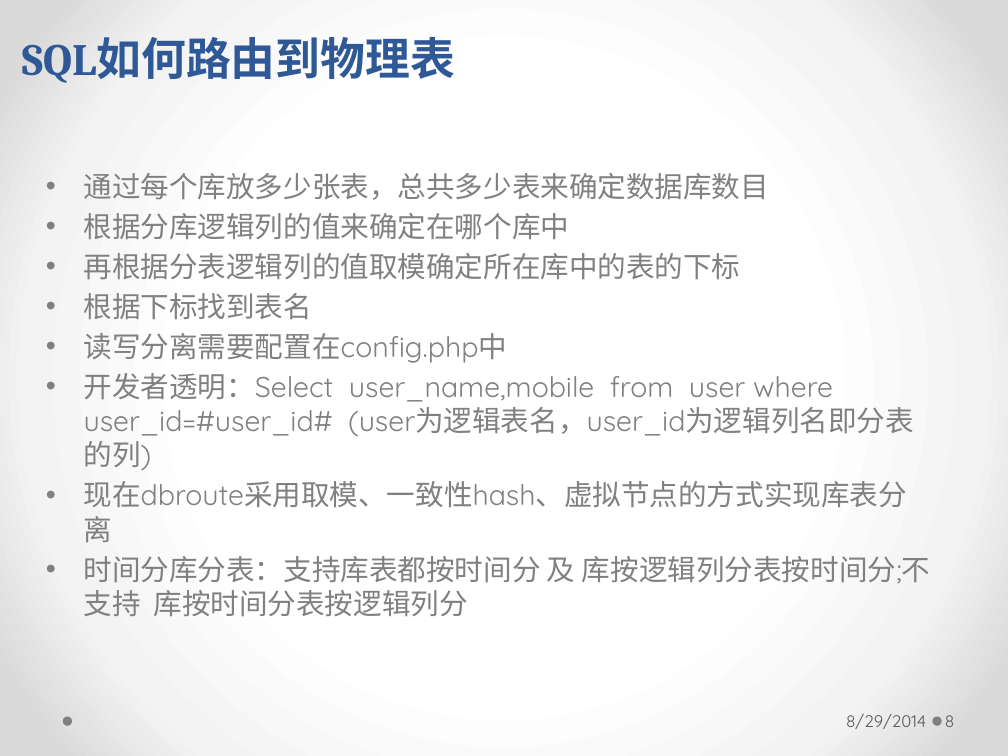
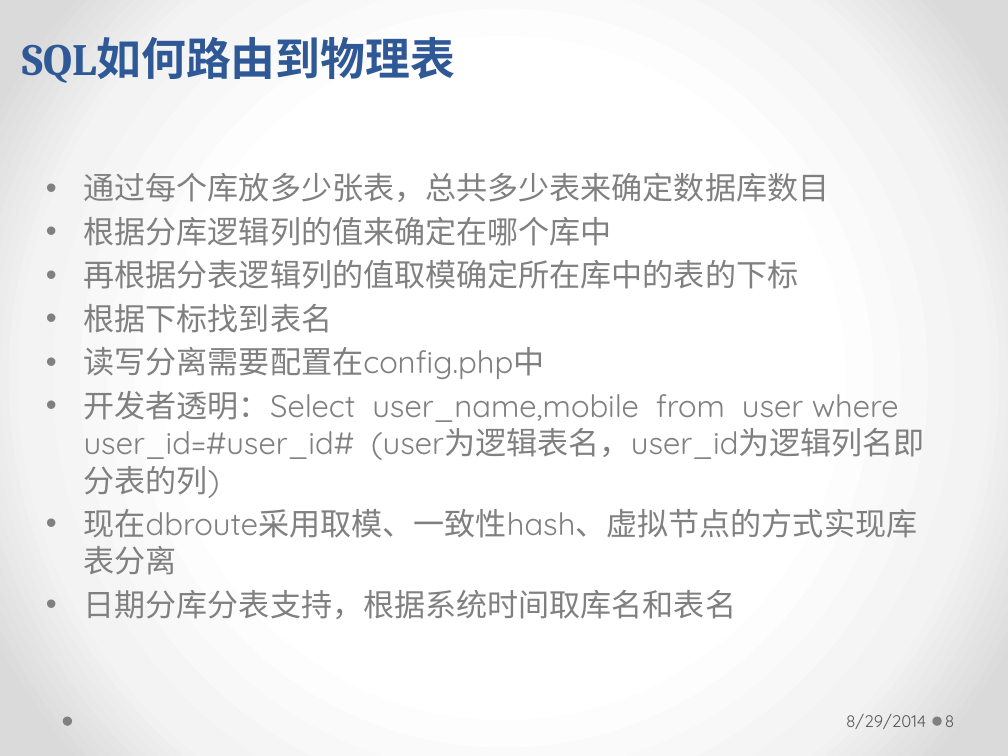
Before and after one commit to longhaisheng/dbroute, a slide deck: slide 8 of dbroute.pptx. Drawn at 1008x756 pixels with LibreOffice and Linux fonts; fonts in the diff are those of the drawing. Boxes give left, top, right and bottom in pixels: in the first picture for what was removed or moved away, otherwise in the second. Text is boxed around its words. In the diff, an @@ line names an element or a change of style, - is before the commit and + after.

```diff
--- a/dbroute.pptx
+++ b/dbroute.pptx
@@ text at [84,173,925,575]: size 20.4 to 22.2 pt @@
@@ text at [84,590,737,619]: text changed; size 20.4 to 22.2 pt @@
-• 时间分库分表：支持库表都按时间分 及 库按逻辑列分表按时间分;不支持 库按时间分表按逻辑列分
+• 日期分库分表支持，根据系统时间取库名和表名
```
